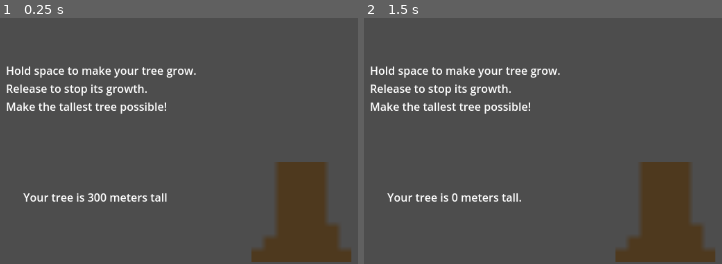
Above: before the commit, frames 1-2 (left to right).
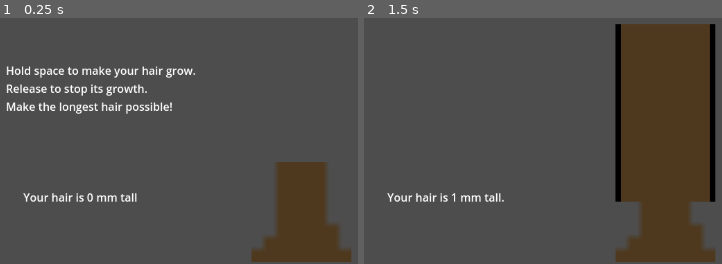
Above: after the commit, the same moments.

Repository: Raphaell-Maiwen/WaitingForYourGrowth
Game: Godot game, scene res://Maing_game.tscn
Same seed, same stepped clock (60 frames per second), same inputs: the game is played once before the commit and once after it.
Inputs:
- Up to frame 1 (0.25 s): no input
- Up to frame 2 (1.5 s): tap Enter at 0.5 s; hold Space (ui_select) 0.53-1.28 s; tap Space (ui_select) at 1.35 s

The runs differ from the first frame. In frame 1, 1.5% of the frame differs, in the area x 14-55%, y 19-75%; in frame 2, 21%, in the area x 1-99%, y 2-75%.

Commit message:
Replacing some UI for hair instead of tree

Diff:
--- a/InputProcessing.gd
+++ b/InputProcessing.gd
@@ -6,7 +6,7 @@
 @export var middle_block_tree:PackedScene
 
 var score = 0
-var timer = 0
+var timer = 1
 var height = 430
 
 # Called every frame. 'delta' is the elapsed time since the previous frame.
@@ -27,7 +27,7 @@
 			##Insert pixel art instantiation
 			##Move camera n shit
 
-		score_label.text = str("Your tree is ", score, " meters tall.")
+		score_label.text = str("Your hair is ", score, " mm tall.")
 
 		if(score >= 1):
 			instructions_label.visible = false
--- a/Maing_game.tscn
+++ b/Maing_game.tscn
@@ -2,7 +2,7 @@
 
 [ext_resource type="PackedScene" uid="uid://r2t7w2022eot" path="res://bottomTreeBlock.tscn" id="1_3ftgt"]
 [ext_resource type="Script" path="res://InputProcessing.gd" id="1_ip4k8"]
-[ext_resource type="PackedScene" uid="uid://8xfsblt8pgwd" path="res://middleTreeBlock.tscn" id="2_t44yf"]
+[ext_resource type="PackedScene" uid="uid://dfvm8hhkevvxl" path="res://middleHairBrownBlock.tscn" id="3_3j7lx"]
 
 [node name="Node2D" type="Node2D"]
 position = Vector2(0, -1)
@@ -12,9 +12,9 @@
 offset_top = 358.0
 offset_right = 409.0
 offset_bottom = 436.0
-text = "Hold space to make your tree grow.
+text = "Hold space to make your hair grow.
 Release to stop its growth.
-Make the tallest tree possible!"
+Make the longest hair possible!"
 
 [node name="Sprite2D" parent="." instance=ExtResource("1_3ftgt")]
 position = Vector2(560, 574)
@@ -25,11 +25,11 @@
 offset_top = 541.0
 offset_right = 367.0
 offset_bottom = 567.0
-text = "Your tree is 300 meters tall"
+text = "Your hair is 0 mm tall"
 
 [node name="InputProcessing" type="Node" parent="." node_paths=PackedStringArray("score_label", "instructions_label", "target_node")]
 script = ExtResource("1_ip4k8")
 score_label = NodePath("../Score")
 instructions_label = NodePath("../Instructions")
 target_node = NodePath(".")
-middle_block_tree = ExtResource("2_t44yf")
+middle_block_tree = ExtResource("3_3j7lx")
--- /dev/null
+++ b/middleHairBrownBlock.tscn
@@ -0,0 +1,6 @@
+[gd_scene load_steps=2 format=3 uid="uid://dfvm8hhkevvxl"]
+
+[ext_resource type="Texture2D" uid="uid://c4k7fajpxj3nd" path="res://middleHairBrownBlockaseprite.png" id="1_mf35w"]
+
+[node name="Sprite2D" type="Sprite2D"]
+texture = ExtResource("1_mf35w")
Binary file added: middleHairBrownBlockaseprite.png
Not shown, added: middleHairBrownBlockaseprite.png.import
Binary file added: topHairBrownBlock.png
Not shown, added: topHairBrownBlock.png.import
